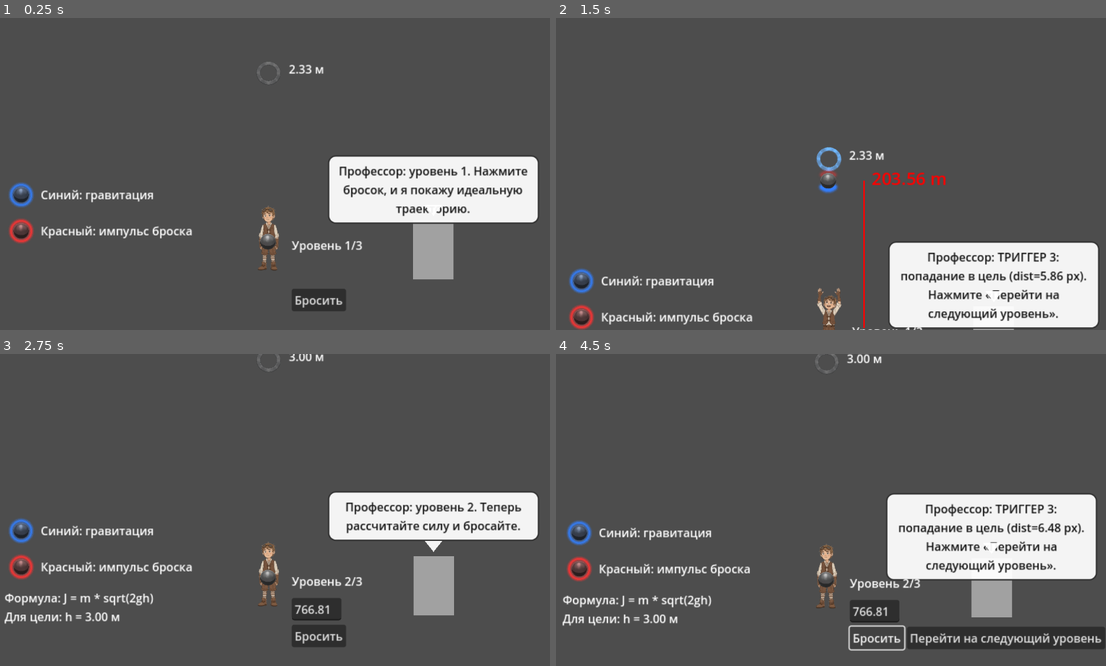
Above: before the commit, frames 1-4 (two rows, left to right).
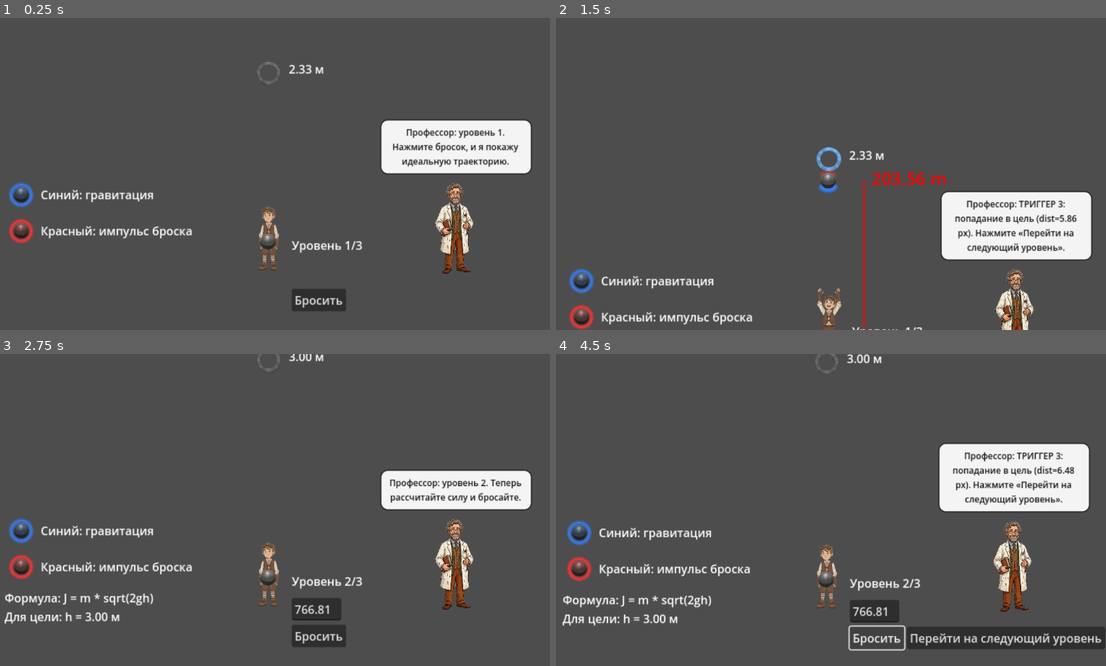
Above: after the commit, the same moments.

Repository: vasyukovin/physics
Game: Godot game, scene res://playground.tscn
Same seed, same stepped clock (60 frames per second), same inputs: the game is played once before the commit and once after it.
Inputs:
- Up to frame 1 (0.25 s): no input
- Up to frame 2 (1.5 s): click "Бросить" at 0.5 s
- Up to frame 3 (2.75 s): click "Перейти на следующий уровень" at 2 s
- Up to frame 4 (4.5 s): click "Бросить" at 2.75 s

The runs differ from the first frame. In frame 1, 12% of the frame differs, in the area x 59-98%, y 32-84%; in frame 2, 14%; in frame 3, 8.7%; in frame 4, 14%, in the area x 60-99%, y 28-85%.

Commit message:
Update playground.tscn to include Professor sprite and adjust SpeechBubble properties for improved UI layout; remove unused ProfessorPlaceholder node.

Diff:
--- a/playground.tscn
+++ b/playground.tscn
@@ -1,8 +1,9 @@
-[gd_scene load_steps=6 format=3 uid="uid://cc8u44lwboe8l"]
+[gd_scene load_steps=7 format=3 uid="uid://cc8u44lwboe8l"]
 
 [ext_resource type="Script" uid="uid://m8ijcvnhpgc5" path="res://playground.gd" id="1_m8u5f"]
 [ext_resource type="PackedScene" uid="uid://dwffayb7mb7kt" path="res://Player/player.tscn" id="1_rupst"]
 [ext_resource type="PackedScene" uid="uid://cfwn7u670wl21" path="res://Ball/ball.tscn" id="3_is3ju"]
+[ext_resource type="Texture2D" uid="uid://bfkcudjici3eq" path="res://Assets/Professor/proff2.png" id="4_is3ju"]
 
 [sub_resource type="StyleBoxFlat" id="StyleBoxFlat_professor_bubble"]
 bg_color = Color(1, 1, 1, 0.94)
@@ -31,17 +32,23 @@
 [node name="Professor" type="Node2D" parent="."]
 position = Vector2(810, 393)
 
-[node name="ProfessorPlaceholder" type="ColorRect" parent="Professor"]
-offset_left = -28.0
-offset_top = -82.0
-offset_right = 28.0
-color = Color(0.63, 0.63, 0.63, 1)
+[node name="ProfessorSprite" type="Sprite2D" parent="Professor"]
+position = Vector2(27.999977, -72.000015)
+scale = Vector2(0.18110749, 0.18110752)
+texture = ExtResource("4_is3ju")
 
 [node name="SpeechBubble" type="PanelContainer" parent="Professor"]
-offset_left = -146.0
-offset_top = -172.0
-offset_right = 146.0
-offset_bottom = -104.0
+anchors_preset = 7
+anchor_left = 0.5
+anchor_top = 1.0
+anchor_right = 0.5
+anchor_bottom = 1.0
+offset_left = -74.00001
+offset_top = -194.0
+offset_right = 136.41174
+offset_bottom = -145.0
+grow_horizontal = 2
+grow_vertical = 0
 theme_override_styles/panel = SubResource("StyleBoxFlat_professor_bubble")
 
 [node name="Margin" type="MarginContainer" parent="Professor/SpeechBubble"]
@@ -55,14 +62,10 @@
 layout_mode = 2
 size_flags_horizontal = 3
 theme_override_colors/font_color = Color(0.08, 0.08, 0.08, 1)
+theme_override_font_sizes/font_size = 12
 text = "Профессор: ожидаю бросок."
 horizontal_alignment = 1
 autowrap_mode = 2
-
-[node name="SpeechTail" type="Polygon2D" parent="Professor"]
-position = Vector2(0, -103)
-color = Color(1, 1, 1, 0.94)
-polygon = PackedVector2Array(-12, 0, 12, 0, 0, 15)
 
 [node name="UI" type="Control" parent="."]
 layout_mode = 3
Binary file added: Assets/Professor/professor_init.png
Not shown, added: Assets/Professor/professor_init.png.import
Binary file added: Assets/Professor/professor_opt.png
Not shown, added: Assets/Professor/professor_opt.png.import
Binary file added: Assets/Professor/proff2.png
Not shown, added: Assets/Professor/proff2.png.import
Binary file added: Assets/paper_back.png
Not shown, added: Assets/paper_back.png.import
